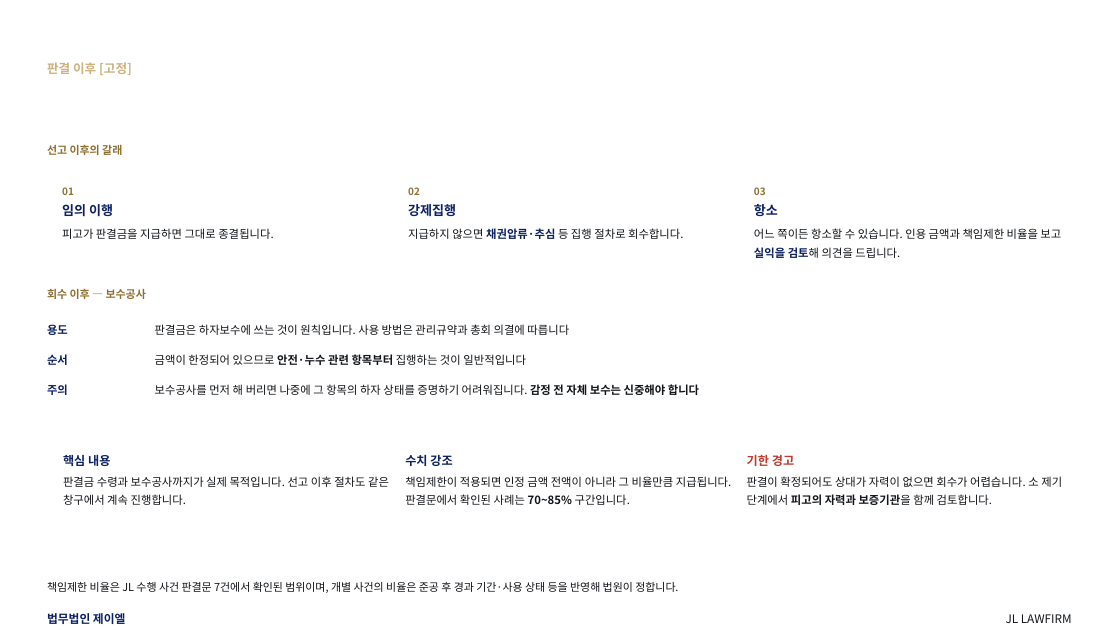
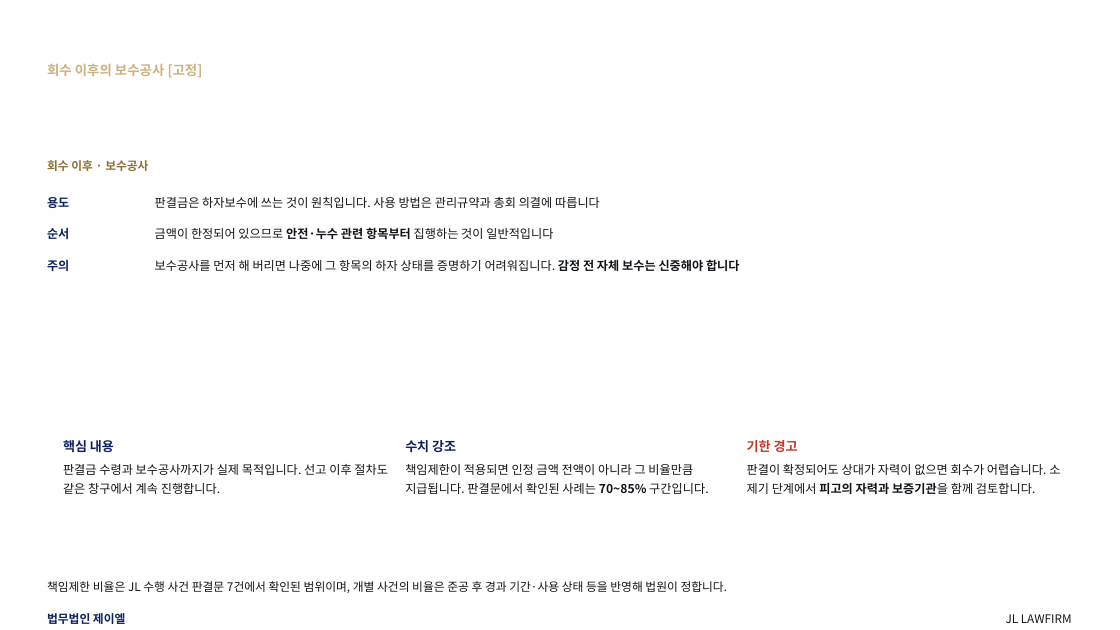
Before and after one commit to kingjin77-rgb/jl-magazine, a slide deck: slide 77 of template/design/preview/JL_하자소송_기본제안서.pptx (slide 56 before the commit). Drawn at 1120x630 pixels with LibreOffice and Linux fonts; fonts in the diff are those of the drawing; background and template pictures are left out. Boxes give left, top, right and bottom in pixels: in the first picture for what was removed or moved away, otherwise in the second. Text is boxed around its words. In the diff, an @@ line names an element or a change of style, - is before the commit and + after.

```diff
--- a/template/design/preview/JL_하자소송_기본제안서.pptx
+++ b/template/design/preview/JL_하자소송_기본제안서.pptx
@@ text at bbox=[47, 64, 203, 77]: text changed; size 10.8 to 11.5 pt @@
-판결 이후 [고정]
+회수 이후의 보수공사 [고정]
@@ text removed at bbox=[47, 144, 122, 155] @@
-선고 이후의 갈래
@@ text at bbox=[47, 160, 148, 171]: text changed; size 9.4 to 10.1 pt @@
-회수 이후 — 보수공사
+회수 이후 · 보수공사
@@ size 9.7 to 10.4 pt; line spacing 15.1pt to 16.2pt in 6 elements at bbox=[155, 259, 740, 271], bbox=[47, 260, 69, 271], bbox=[155, 227, 553, 239], bbox=[47, 228, 69, 239], bbox=[155, 197, 600, 208], bbox=[47, 197, 69, 208] @@
@@ text "용도": place and size @@
-text "용도" at bbox=[47, 324, 68, 335]
+text "용도" at bbox=[47, 197, 69, 208]
@@ text removed at bbox=[62, 187, 74, 195] @@
-01
@@ text removed at bbox=[62, 204, 113, 217] @@
-임의 이행
@@ text "판결금은 하자보수에 쓰는 것이 원칙입니다. ...": place and size @@
-text "판결금은 하자보수에 쓰는 것이 원칙입니다. ..." at bbox=[155, 324, 569, 335]
+text "판결금은 하자보수에 쓰는 것이 원칙입니다. ..." at bbox=[155, 197, 600, 208]
@@ text removed at bbox=[408, 187, 420, 195] @@
-02
@@ text removed at bbox=[408, 204, 456, 216] @@
-강제집행
@@ text removed at bbox=[754, 187, 766, 195] @@
-03
@@ text removed at bbox=[754, 204, 778, 216] @@
-항소
@@ 4 texts: place and size @@
-4 texts at bbox=[47, 354, 699, 395]
+4 texts at bbox=[47, 227, 740, 271]
@@ text removed at bbox=[62, 228, 273, 239] @@
-피고가 판결금을 지급하면 그대로 종결됩니다.
@@ text removed at bbox=[408, 228, 683, 239] @@
-지급하지 않으면 채권압류·추심 등 집행 절차로 회수합니다.
@@ text removed at bbox=[754, 228, 1061, 258] @@
-어느 쪽이든 항소할 수 있습니다. 인용 금액과 책임제한 비율을 보고 실익을 검토해 의견을 드립니다.
@@ 6 texts: place and size @@
-6 texts at bbox=[63, 454, 1062, 505]
+6 texts at bbox=[63, 440, 1060, 494]
@@ size 10.4 to 11.2 pt; line spacing 14.6pt to 15.6pt in 3 elements at bbox=[63, 440, 114, 452], bbox=[405, 440, 456, 452], bbox=[747, 440, 798, 452] @@
@@ size 9.7 to 10.4 pt; line spacing 15.6pt to 16.7pt in 3 elements at bbox=[63, 464, 388, 494], bbox=[405, 464, 708, 494], bbox=[747, 464, 1060, 494] @@
@@ text "책임제한 비율은 JL 수행 사건 ..." at bbox=[47, 581, 728, 593]: size 9.4 to 10.1 pt; line spacing 15pt to 16.1pt @@
```
Also in this commit, not shown: 58 other slides changed, 24 slides added, 3 other files.
